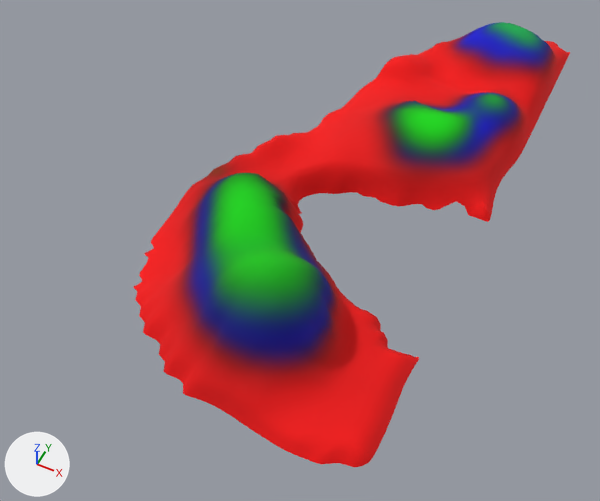
Before and after pictures for a commit that changed the COLLADA model Assets/Models/ThreeIslands1Shape.dae.
Camera for both pictures: a 50 mm camera at (8.63, -10.58, 8.52) aimed at (4.58, -2.47, -1.62). Lighting does not change. The marker at lower left points along +X, +Y and +Z.

The scene before the commit, as lines of its bpy script (objects in view):
```python
me_threeislands1shape = bpy.data.meshes.new('ThreeIslands1Shape')
me_threeislands1shape.from_pydata(...)  # 3051 vertices, 5776 faces; spans x 2.76..7.26, y -6.18..3.76, z -0.8..0.79
me_threeislands1shape.materials.append(mat_threeislandtex)  # picture img_threeislands1shape_color_dds
ob_threeislands1 = bpy.data.objects.new('ThreeIslands1', me_threeislands1shape)
ob_threeislands1.location = (0.0, 0.0, 0.0)
```
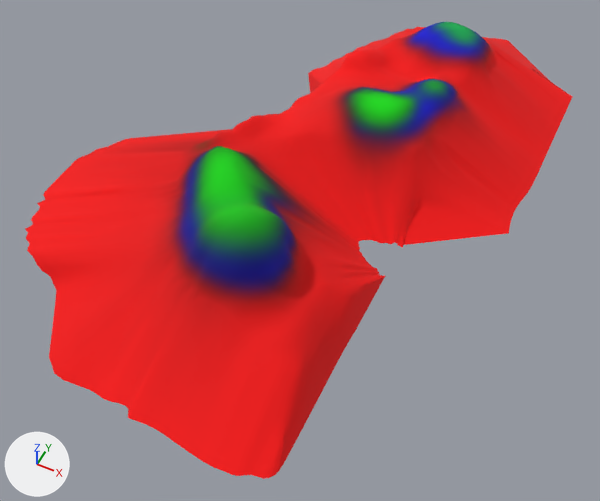
Changed parts and their boxes (x1, y1, x2, y2) in the pictures (600 x 501 px; the box of a moved part takes in the faces that stretch with it):
'ThreeIslands1', reshaped, rescaled (26% wider)
    before: (134, 22, 570, 467)
    after: (25, 22, 573, 479)
part 1 of me_threeislands1shape, moved or reshaped
    before: (134, 29, 570, 467)
    after: (25, 27, 573, 479)

Edits to the bpy script that builds the scene:
```text
Change me_threeislands1shape:
    used by ob_threeislands1; location = (0.0, 0.0, 0.0)
    remove me_threeislands1shape.from_pydata(...)  # 3051 vertices, 5776 faces; spans x 2.76..7.26, y -6.18..3.76, z -0.8..0.79
    add me_threeislands1shape.from_pydata(...)  # 3051 vertices, 5776 faces; spans x 0.8..8.91, y -7.7..5.16, z -1.68..0.79
    me_threeislands1shape part 1: 1580 of 3051 vertices moved; they spanned x 2.76..7.26, y -6.18..3.76, z -0.8..0.2 and now span x 0.8..8.91, y -7.7..5.16, z -1.68..0.17; mean shift (0.04, -0.08, -0.22); largest move (4.01, -5.6, -0.8) -> (3.08, -7.4, -1.62)
Change ob_threeislands1:
    ob_threeislands1.scale: (1.0, 1.0, 1.0) -> (0.85, 0.85, 0.85)
```
